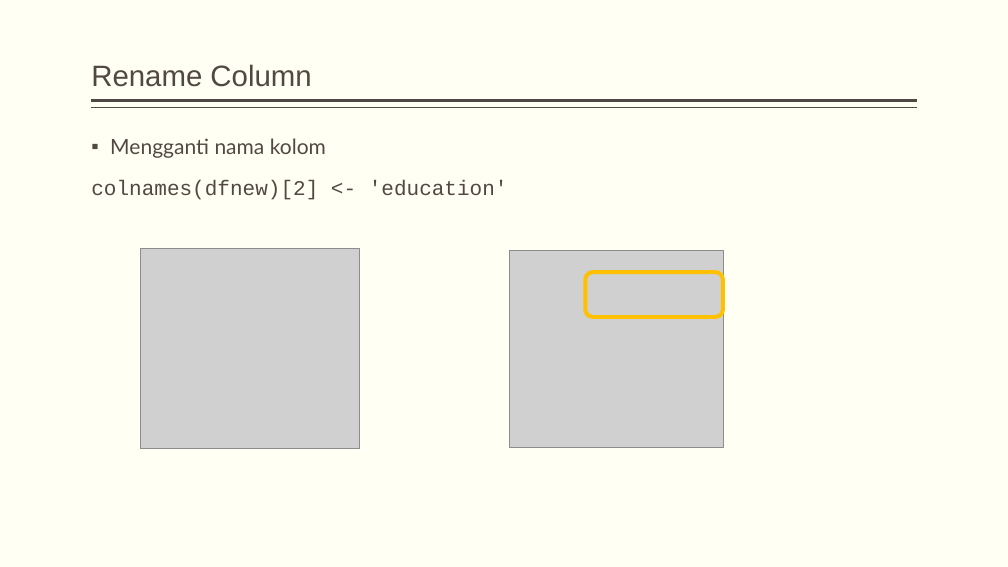
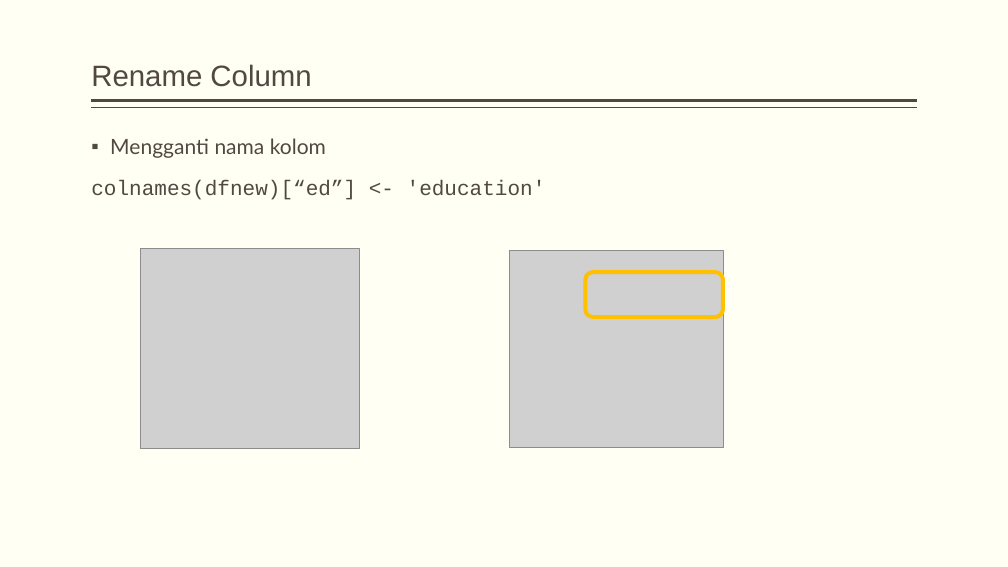
Before and after one commit to dewikiswani/ganesha--R, a slide deck: slide 75 of 201907 -- Pelatihan R ganesha - day1.pptx. Drawn at 1008x567 pixels with LibreOffice and Linux fonts; fonts in the diff are those of the drawing; grey boxes stand for pictures. Boxes give left, top, right and bottom in pixels: in the first picture for what was removed or moved away, otherwise in the second. Text is boxed around its words. In the diff, an @@ line names an element or a change of style, - is before the commit and + after.

```diff
--- a/201907 -- Pelatihan R ganesha - day1.pptx
+++ b/201907 -- Pelatihan R ganesha - day1.pptx
@@ text at (91, 180, 546, 200): text changed @@
-colnames(dfnew)[2] <- 'education'
+colnames(dfnew)[“ed”] <- 'education'
```
Also in this commit, not shown: 10 other slides changed, 1 other file.
